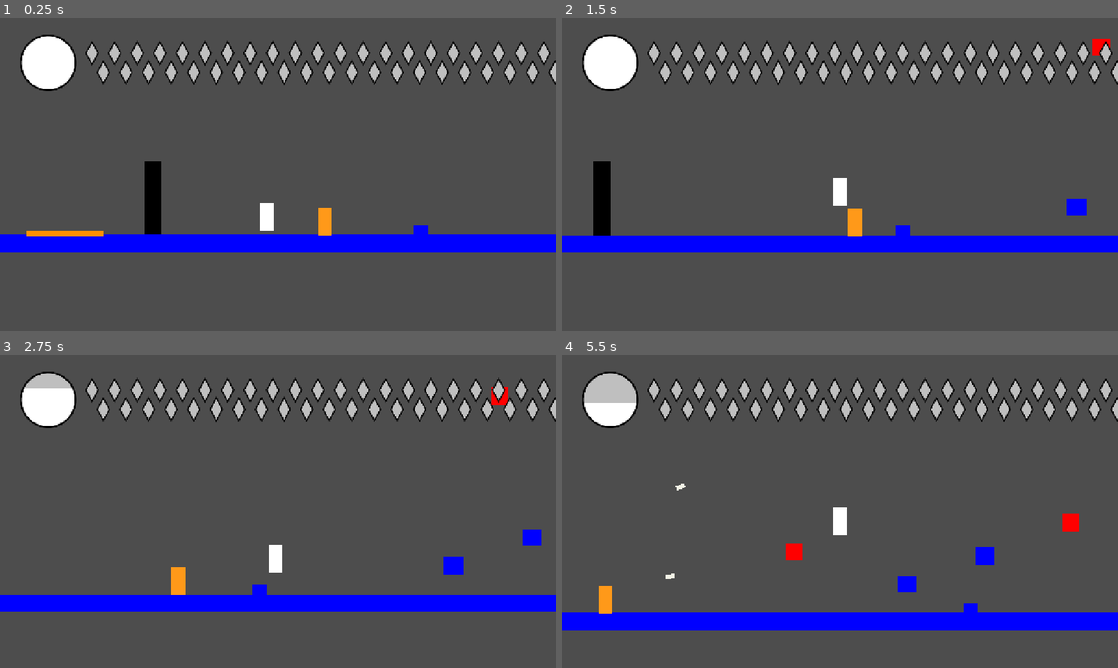
Above: before the commit, frames 1-4 (two rows, left to right).
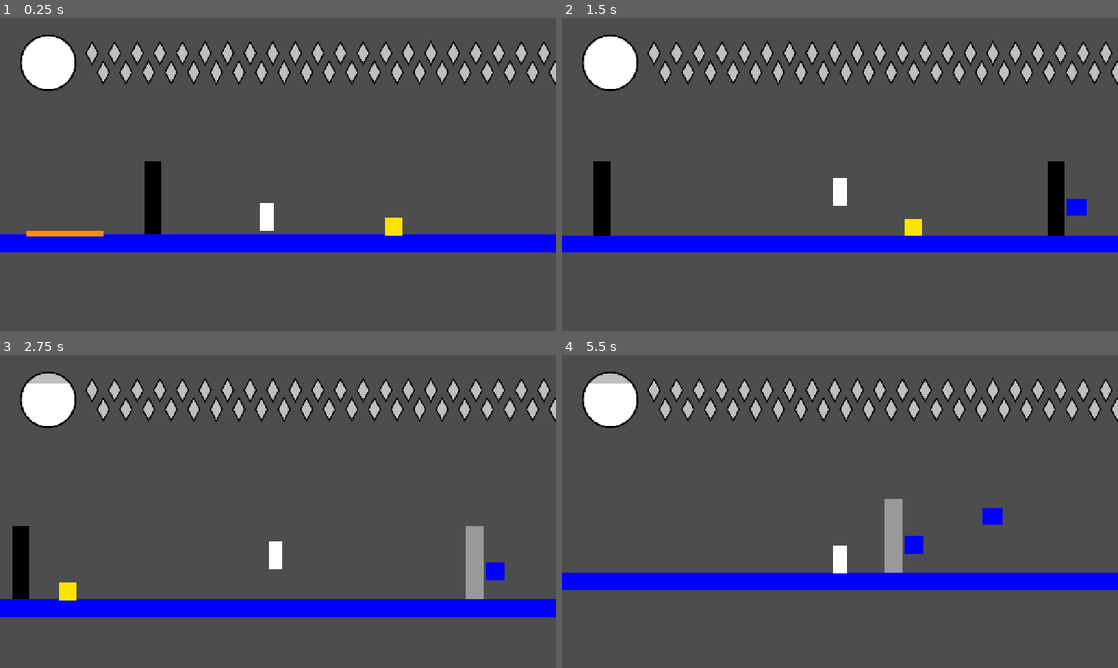
Above: after the commit, the same moments.

Repository: autonomouscrow/color-game
Game: Godot game, scene res://Scenes/Main.tscn
Same seed, same stepped clock (60 frames per second), same inputs: the game is played once before the commit and once after it.
Inputs:
- Up to frame 1 (0.25 s): no input
- Up to frame 2 (1.5 s): hold X (heal) 0.53-1.28 s; hold Right (move_right) from 0.53 s (still down); tap A (jump) at 0.77, 0.8, 1.07, 1.35 s
- Up to frame 3 (2.75 s): tap A (jump) at 1.52, 1.82, 2.3 s; tap X (heal) at 1.55 s; release Right (move_right) at 2.03 s; hold Left (move_left) from 2.03 s (still down); hold Ctrl (burst) from 2.03 s (still down)
- Up to frame 4 (5.5 s): release Left (move_left) at 2.78 s; release Ctrl (burst) at 2.78 s; hold Right (move_right) 2.78-4.28 s; tap E (color_blue) at 2.85 s; tap A (jump) at 3.02, 3.32, 4.52, 4.82 s; tap X (heal) at 3.05, 4.55 s; hold A (jump) 3.53-4.28 s; tap F (color_green) at 3.6 s; hold Left (move_left) 4.28-5.03 s; tap W (color_red) at 4.35 s; hold Right (move_right) from 5.03 s (still down); hold A (jump) from 5.03 s (still down); tap Q (color_white) at 5.1 s

The runs differ from the first frame. In frame 1, 0.5% of the frame differs, in the area x 57-77%, y 60-70%; in frame 2, 1.3%; in frame 3, 5.8%; in frame 4, 14%, in the area x 0-100%, y 9-88%.

Commit message:
added ninja

Diff:
--- a/Scenes/Main.tscn
+++ b/Scenes/Main.tscn
@@ -6,12 +6,10 @@
 [ext_resource type="PackedScene" uid="uid://castvwqi4rwud" path="res://Scenes/RoomSkeff.tscn" id="2_kln2b"]
 [ext_resource type="PackedScene" uid="uid://b7xkvd58w1xgu" path="res://Scenes/HUD.tscn" id="3_hud"]
 [ext_resource type="Script" uid="uid://bbq5dbxu3ek3q" path="res://Scenes/CameraManager.gd" id="4_pbw6q"]
-[ext_resource type="PackedScene" uid="uid://bvbkoiedl4jtg" path="res://Scenes/Prefabs/Craw.tscn" id="6_v1gob"]
-[ext_resource type="PackedScene" uid="uid://ctaww7bptkekr" path="res://Scenes/Prefabs/PaperAirplaneThrower.tscn" id="7_jw32o"]
 [ext_resource type="PackedScene" uid="uid://c5i7skmtn3i2o" path="res://Scenes/Prefabs/breakable_wall.tscn" id="8_50glp"]
-[ext_resource type="PackedScene" uid="uid://bg20reqytwww4" path="res://Scenes/Prefabs/slidy_boi.tscn" id="9_vy5pj"]
 [ext_resource type="PackedScene" uid="uid://d11k86ap54sq6" path="res://Scenes/Prefabs/damage_tp.tscn" id="10_4kpch"]
 [ext_resource type="PackedScene" uid="uid://cdiaroodhyb5v" path="res://Scenes/Prefabs/DamageBlock.tscn" id="11_grg3l"]
+[ext_resource type="PackedScene" uid="uid://butbrp11dq2nx" path="res://ninja.tscn" id="13_frkhe"]
 
 [node name="Main" type="Node2D" unique_id=396947077]
 
@@ -44,24 +42,9 @@
 [node name="HUD" parent="." unique_id=1967454570 node_paths=PackedStringArray("player") instance=ExtResource("3_hud")]
 player = NodePath("../Hue")
 
-[node name="Craw" parent="." unique_id=2060975062 instance=ExtResource("6_v1gob")]
-position = Vector2(1851, 278)
-
-[node name="Craw2" parent="." unique_id=1810167277 instance=ExtResource("6_v1gob")]
-position = Vector2(2005, 169)
-
-[node name="Craw3" parent="." unique_id=948565496 instance=ExtResource("6_v1gob")]
-position = Vector2(1536, 79)
-
-[node name="PaperAirplaneThrower" parent="." unique_id=499016071 instance=ExtResource("7_jw32o")]
-position = Vector2(734, 457)
-
 [node name="Breakable Wall" parent="." unique_id=987624992 instance=ExtResource("8_50glp")]
 position = Vector2(354, 326)
 scale = Vector2(1, 4.239998)
-
-[node name="SlidyBoi" parent="." unique_id=1609698959 instance=ExtResource("9_vy5pj")]
-position = Vector2(958, 451)
 
 [node name="DamageTP" parent="." unique_id=502579649 instance=ExtResource("10_4kpch")]
 position = Vector2(287, 489)
@@ -70,3 +53,10 @@
 position = Vector2(84, 486)
 scale = Vector2(4.418162, 0.32497424)
 safeZone = NodePath("../DamageTP")
+
+[node name="Ninja" parent="." unique_id=850865353 instance=ExtResource("13_frkhe")]
+position = Vector2(758, 453)
+
+[node name="Breakable Wall2" parent="." unique_id=485390736 instance=ExtResource("8_50glp")]
+position = Vector2(1399, 326)
+scale = Vector2(1, 4.239998)
--- a/Scenes/Prefabs/breakable_wall.tscn
+++ b/Scenes/Prefabs/breakable_wall.tscn
@@ -17,5 +17,3 @@
 [node name="CollisionShape2D" type="CollisionShape2D" parent="." unique_id=168137254]
 position = Vector2(20, 20)
 shape = SubResource("RectangleShape2D_x3acn")
-
-[node name="CharacterBody2D" type="CharacterBody2D" parent="." unique_id=1496207334]
--- /dev/null
+++ b/Scenes/Prefabs/kunai.tscn
@@ -0,0 +1,24 @@
+[gd_scene format=3 uid="uid://b0k6k586msx4o"]
+
+[ext_resource type="Script" uid="uid://d1jwa0c3ox0sf" path="res://Scripts/kunai.gd" id="1_drug5"]
+
+[sub_resource type="RectangleShape2D" id="RectangleShape2D_bmxlf"]
+size = Vector2(8.5, 3.5)
+
+[node name="Kunai" type="CharacterBody2D" unique_id=1113279403]
+script = ExtResource("1_drug5")
+max_health = 5
+
+[node name="ColorRect" type="ColorRect" parent="." unique_id=1705548108]
+offset_top = -3.9999998
+offset_right = 40.0
+offset_bottom = 36.0
+scale = Vector2(0.482598, 0.20996572)
+
+[node name="Area2D" type="Area2D" parent="." unique_id=848878016]
+
+[node name="CollisionShape2D" type="CollisionShape2D" parent="Area2D" unique_id=282298619]
+position = Vector2(9.75, 0.25)
+shape = SubResource("RectangleShape2D_bmxlf")
+
+[connection signal="body_entered" from="Area2D" to="." method="_on_area_2d_body_entered"]
--- a/Scenes/Rooms/TestRoom.tscn
+++ b/Scenes/Rooms/TestRoom.tscn
@@ -5,6 +5,7 @@
 [ext_resource type="Script" uid="uid://dkhpmj78ce0lx" path="res://Scripts/Room.gd" id="1_sg5r5"]
 [ext_resource type="PackedScene" uid="uid://bvbkoiedl4jtg" path="res://Scenes/Prefabs/Craw.tscn" id="4_aacpj"]
 [ext_resource type="PackedScene" uid="uid://k6kpr2pmhh05" path="res://canvas.tscn" id="5_88kav"]
+[ext_resource type="PackedScene" uid="uid://butbrp11dq2nx" path="res://ninja.tscn" id="6_ktbn5"]
 
 [sub_resource type="RectangleShape2D" id="RectangleShape2D_24gi2"]
 size = Vector2(1283, 39)
@@ -12,10 +13,13 @@
 [sub_resource type="RectangleShape2D" id="RectangleShape2D_x3acn"]
 size = Vector2(23, 22.253693)
 
+[sub_resource type="RectangleShape2D" id="RectangleShape2D_t53hv"]
+size = Vector2(20, 126)
+
 [node name="test" type="Node2D" unique_id=915329821 node_paths=PackedStringArray("EnemyObjects") groups=["Room"]]
 position = Vector2(0, -3)
 script = ExtResource("1_sg5r5")
-EnemyObjects = [NodePath("Craw"), NodePath("Craw2"), NodePath("Craw3"), NodePath("Craw4")]
+EnemyObjects = [NodePath("Craw"), NodePath("Craw2"), NodePath("Craw3"), NodePath("Craw4"), NodePath("Ninja")]
 
 [node name="RoomBoundry" parent="." unique_id=2141509462 instance=ExtResource("1_d83gb")]
 position = Vector2(-1848, 367)
@@ -64,4 +68,12 @@
 
 [node name="Canvas" parent="." unique_id=1299036508 instance=ExtResource("5_88kav")]
 position = Vector2(-1560, 485)
-hide = false
+
+[node name="Ninja" parent="." unique_id=850865353 instance=ExtResource("6_ktbn5")]
+position = Vector2(-1848, 483)
+
+[node name="StaticBody2D" type="StaticBody2D" parent="." unique_id=2146608146]
+
+[node name="CollisionShape2D2" type="CollisionShape2D" parent="StaticBody2D" unique_id=1604228717]
+position = Vector2(-3556, 493)
+shape = SubResource("RectangleShape2D_t53hv")
--- /dev/null
+++ b/Scripts/kunai.gd
@@ -0,0 +1,17 @@
+extends enemy
+
+@export var speed: float = 500.0
+
+func _ready() -> void:
+	await get_tree().create_timer(2.0).timeout
+	queue_free()
+
+func _process(delta: float) -> void:
+	velocity = transform.x * speed
+	move_and_slide()
+
+func _on_area_2d_body_entered(body: Node2D) -> void:
+	if body.is_in_group("Player"):
+		if body.has_method("GetDamaged"):
+			body.GetDamaged(15)
+		die()
--- /dev/null
+++ b/ninja.gd
@@ -0,0 +1,132 @@
+extends enemy
+
+enum State { RUNNING, JUMPING, COOLDOWN }
+
+@export_group("Movement Settings")
+@export var run_speed: float = 600.0
+@export var patrol_direction: int = 1 # 1 = right, -1 = left
+
+@export_group("Jump Settings")
+@export var jump_velocity: float = -600.0      # Upward jump force (negative is up)
+@export var jump_forward_speed: float = 600.0   # Horizontal speed while leaping over the player
+@export var jump_cooldown_time: float = 0.8    # Prevents immediately jumping again upon landing
+
+var current_state: State = State.RUNNING
+var player_target: Node2D = null
+
+@onready var detection_area: Area2D = $DetectionArea
+@onready var hitbox_shape: CollisionShape2D = $Hitbox2/Hitbox
+
+var kunai = preload("res://Scenes/Prefabs/kunai.tscn")
+
+var gravity: float = ProjectSettings.get_setting("physics/2d/default_gravity")
+
+func _ready() -> void:
+	# Keep the hitbox enabled if you want it to hurt the player on contact
+	hitbox_shape.disabled = false
+
+func _physics_process(delta: float) -> void:
+	# Apply gravity
+	if not is_on_floor():
+		velocity.y += gravity * delta
+
+	match current_state:
+		State.RUNNING:
+			_process_running()
+			_check_for_player_jump()
+
+		State.JUMPING:
+			_process_jumping()
+
+		State.COOLDOWN:
+			# Continue running normally, but temporarily prevent another jump
+			_process_running()
+
+	move_and_slide()
+
+
+func _process_running() -> void:
+	# Reverse direction if hitting a wall
+	if is_on_wall():
+		patrol_direction *= -1
+
+	velocity.x = patrol_direction * run_speed
+
+
+func _check_for_player_jump() -> void:
+	if not can_see(player_target) or not is_on_floor():
+		return
+
+	# Determine if the player is in the direction the enemy is running
+	var dir_to_player: float = sign(player_target.global_position.x - global_position.x)
+
+	# Only jump if the player is in front of the enemy (or directly aligned)
+	if dir_to_player == patrol_direction or dir_to_player == 0:
+		_start_jump()
+
+
+func _start_jump() -> void:
+	current_state = State.JUMPING
+	velocity.y = jump_velocity
+	velocity.x = patrol_direction * jump_forward_speed
+	await get_tree().create_timer(0.1).timeout
+	throw(Vector2(1*patrol_direction, 1))
+	await get_tree().create_timer(0.1).timeout
+	throw(Vector2(0, 1))
+	await get_tree().create_timer(0.1).timeout
+	throw(Vector2(-1*patrol_direction, 1))
+
+
+
+func _process_jumping() -> void:
+	# If hitting a wall mid-air, bounce off it
+	if is_on_wall():
+		patrol_direction *= -1
+		velocity.x = patrol_direction * jump_forward_speed
+
+	# Check if the enemy has landed (moving downward or stationary and touching floor)
+	if velocity.y >= 0 and is_on_floor():
+		_end_jump()
+
+
+func _end_jump() -> void:
+	current_state = State.COOLDOWN
+
+	# Wait for cooldown before allowing another jump
+	await get_tree().create_timer(jump_cooldown_time).timeout
+
+	# Only return to RUNNING if we are still in COOLDOWN
+	if current_state == State.COOLDOWN:
+		current_state = State.RUNNING
+
+
+func _on_detection_area_body_entered(body: Node2D) -> void:
+	if body.is_in_group("Player"):
+		player_target = body
+
+
+func _on_detection_area_body_exited(body: Node2D) -> void:
+	if body == player_target:
+		player_target = null
+
+
+
+## False for a missing player, or one hidden in a matching color zone
+func can_see(body: Node2D) -> bool:
+	return is_instance_valid(body) and not (body.has_method("is_hidden") and body.is_hidden())
+
+func _on_hitbox_2_body_entered(body: Node2D) -> void:
+	if body.has_method("GetDamaged"):
+		body.GetDamaged(20)
+	var push_dir = sign(body.global_position.x - global_position.x)
+	var knockback = Vector2(push_dir * 500.0, -500.0)
+
+	if body.has_method("SetKnockback"):
+				body.SetKnockback(knockback)
+
+func throw(direction: Vector2) -> void:
+	var knife = kunai.instantiate()
+
+	knife.global_position = global_position
+	knife.rotation = direction.angle()
+	get_tree().current_scene.add_child(knife)
--- /dev/null
+++ b/ninja.tscn
@@ -0,0 +1,43 @@
+[gd_scene format=3 uid="uid://butbrp11dq2nx"]
+
+[ext_resource type="Script" uid="uid://c6vjqvyppprjf" path="res://ninja.gd" id="1_buaqa"]
+
+[sub_resource type="RectangleShape2D" id="RectangleShape2D_x3acn"]
+size = Vector2(38, 39)
+
+[sub_resource type="RectangleShape2D" id="RectangleShape2D_t53hv"]
+size = Vector2(84, 40)
+
+[sub_resource type="RectangleShape2D" id="RectangleShape2D_buaqa"]
+size = Vector2(40, 40)
+
+[node name="Ninja" type="CharacterBody2D" unique_id=850865353]
+script = ExtResource("1_buaqa")
+max_health = 40
+
+[node name="ColorRect" type="ColorRect" parent="." unique_id=1077024131]
+offset_right = 40.0
+offset_bottom = 40.0
+color = Color(1, 0.8901961, 0, 1)
+
+[node name="CollisionShape2D" type="CollisionShape2D" parent="." unique_id=1113764261]
+position = Vector2(20, 20.5)
+shape = SubResource("RectangleShape2D_x3acn")
+
+[node name="DetectionArea" type="Area2D" parent="." unique_id=313271745]
+position = Vector2(7, 0)
+scale = Vector2(3.1199987, 1)
+
+[node name="CollisionShape2D" type="CollisionShape2D" parent="DetectionArea" unique_id=448186833]
+position = Vector2(4, 20)
+shape = SubResource("RectangleShape2D_t53hv")
+
+[node name="Hitbox2" type="Area2D" parent="." unique_id=764535175]
+
+[node name="Hitbox" type="CollisionShape2D" parent="Hitbox2" unique_id=1633746131]
+position = Vector2(20, 20)
+shape = SubResource("RectangleShape2D_buaqa")
+
+[connection signal="body_entered" from="DetectionArea" to="." method="_on_detection_area_body_entered"]
+[connection signal="body_exited" from="DetectionArea" to="." method="_on_detection_area_body_exited"]
+[connection signal="body_entered" from="Hitbox2" to="." method="_on_hitbox_2_body_entered"]
--- a/project.godot
+++ b/project.godot
@@ -117,8 +117,7 @@
 }
 interact={
 "deadzone": 0.2,
-"events": [Object(InputEventKey,"resource_local_to_scene":false,"resource_name":"","device":-1,"window_id":0,"alt_pressed":false,"shift_pressed":false,"ctrl_pressed":false,"meta_pressed":false,"pressed":false,"keycode":0,"physical_keycode":32,"key_label":0,"unicode":32,"location":0,"echo":false,"script":null)
-]
+"events": []
 }
 
 [physics]
Not shown, added: Scripts/kunai.gd.uid
Not shown, added: ninja.gd.uid
